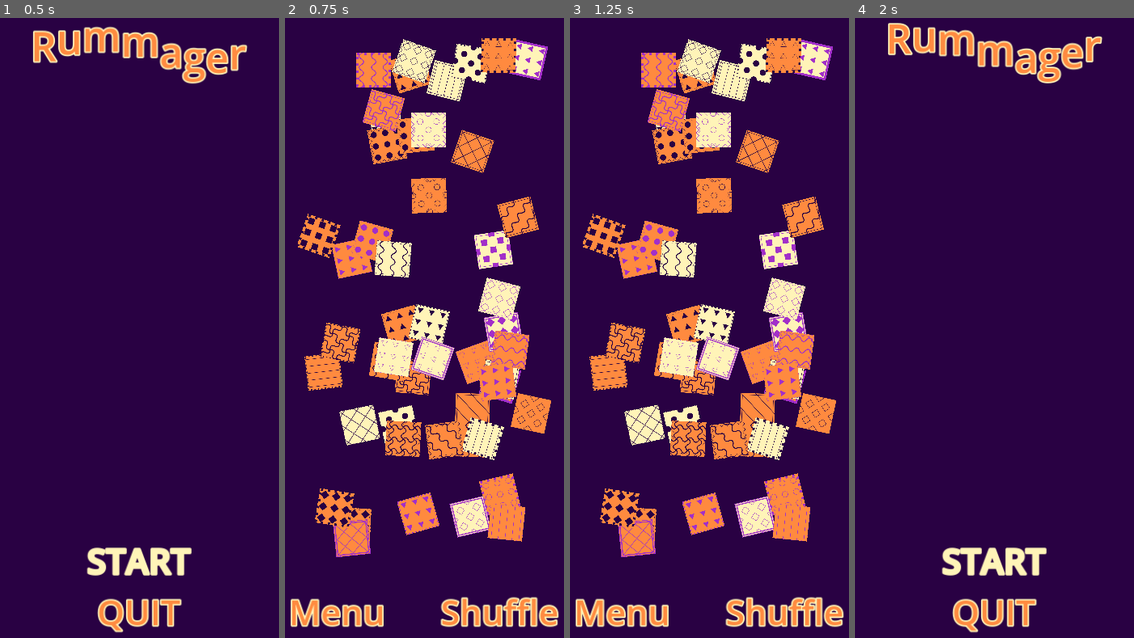
Above: before the commit, frames 1-4 (left to right).
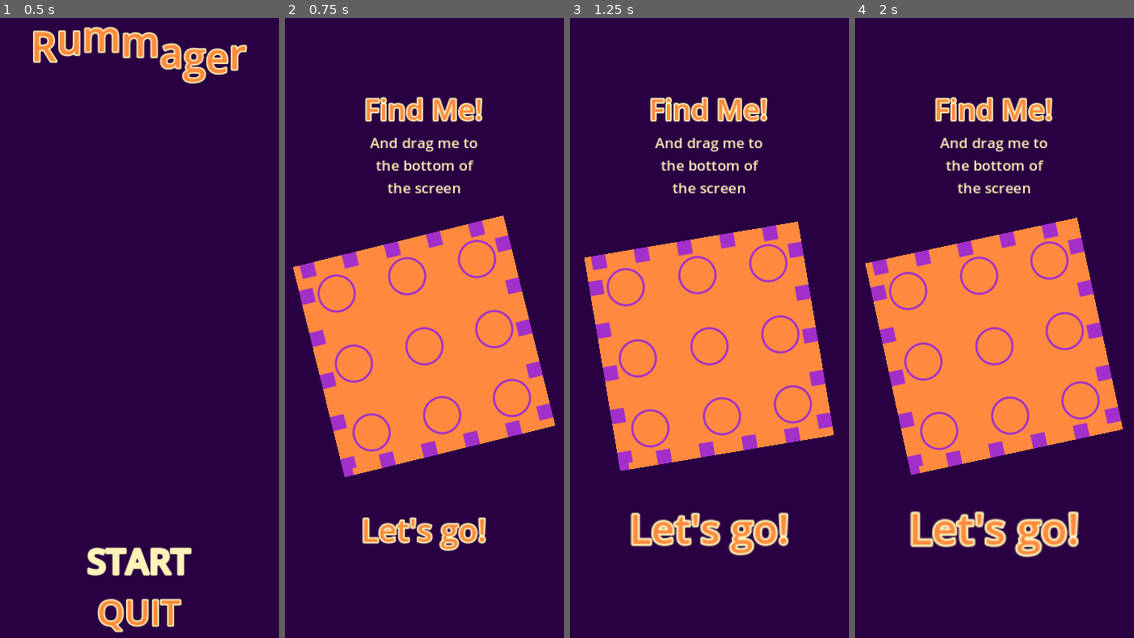
Above: after the commit, the same moments.

Repository: magopian/rummager
Game: Godot game, scene res://start_menu.tscn
The game is run twice, just before and just after one commit, with the same random seed, the same clock (stepped at 60 frames per second) and the same inputs.
Inputs:
- Up to frame 1 (0.5 s): no input
- Up to frame 2 (0.75 s): click "START" at 0.5 s
- Up to frame 3 (1.25 s): no input
- Up to frame 4 (2 s): click "Menu" at 1.25 s

Frame 1 is identical in both runs. In frame 2, 40% of the frame differs, in the area x 2-99%, y 3-99%; in frame 3, 40%; in frame 4, 36%.

Commit message:
Display the card to find

Diff:
--- a/game.gd
+++ b/game.gd
@@ -4,6 +4,9 @@
 @onready var menu_button: Button = %MenuButton
 @onready var shuffle_button: Button = %ShuffleButton
 @onready var cards: Node2D = %Cards
+@onready var pick_me_canvas_layer: CanvasLayer = %PickMeCanvasLayer
+@onready var card_display: Control = %CardDisplay
+@onready var lets_go_button: Button = %LetsGoButton
 
 @onready var card_scene: PackedScene = preload("res://card.tscn")
 
@@ -23,11 +26,24 @@
 func _ready() -> void:
 	menu_button.pressed.connect(_on_menu_button_pressed)
 	shuffle_button.pressed.connect(_on_shuffle_button_pressed)
+	lets_go_button.pressed.connect(_on_lets_go_button_pressed)
 	for i in range(num_cards):
 		var card: Card = new_card()
 		cards.add_child(card)
 		if i == 0:
 			card_to_find = card
+	pick_me_canvas_layer.show()
+	display_card_to_find()
+
+
+func display_card_to_find() -> void:
+	var card_to_display: Card = card_to_find.duplicate()
+	card_display.add_child(card_to_display)
+	card_to_display.position = Vector2(200, 200)
+	card_to_display.show_big()
+	var tween: Tween = lets_go_button.create_tween().set_ease(Tween.EASE_IN_OUT).set_trans(Tween.TRANS_CUBIC).set_loops()
+	tween.tween_property(lets_go_button, "scale", Vector2(1.5, 1.5), 0.5)
+	tween.tween_property(lets_go_button, "scale", Vector2.ONE, 0.5)
 
 
 func new_card() -> Card:
@@ -40,7 +56,6 @@
 	# TODO: fail after a given number of tries!
 	while card_data in card_datas:
 		card_data = random_card()
-		print("card_data collision!")
 	card_datas.append(card_data)
 	card.data = card_data
 	card.update_scale(card.small_scale)
@@ -62,6 +77,10 @@
 
 func _on_shuffle_button_pressed() -> void:
 	get_tree().reload_current_scene()
+
+
+func _on_lets_go_button_pressed() -> void:
+	pick_me_canvas_layer.queue_free()
 
 
 func _on_card_clicked(card: Card) -> void:
--- a/game.tscn
+++ b/game.tscn
@@ -53,6 +53,7 @@
 colors = Array[Color]([Color(0.160784, 0.00392157, 0.262745, 1), Color(0.635294, 0.184314, 0.788235, 1)])
 patterns = Array[CompressedTexture2D]([ExtResource("2_wictp"), ExtResource("3_gbd1s"), ExtResource("4_nnte1"), ExtResou …(712 unchanged characters)…
 borders = Array[CompressedTexture2D]([ExtResource("34_pv6ce"), ExtResource("35_wyjj3"), ExtResource("36_rxwis"), ExtRes …(194 unchanged characters)…
+metadata/_edit_horizontal_guides_ = [620.0]
 
 [node name="Background" type="CanvasLayer" parent="."]
 layer = -1
@@ -65,9 +66,9 @@
 grow_vertical = 2
 color = Color(0.160784, 0.00392157, 0.262745, 1)
 
-[node name="CanvasLayer" type="CanvasLayer" parent="."]
-
-[node name="MarginContainer" type="MarginContainer" parent="CanvasLayer"]
+[node name="MenuCanvasLayer" type="CanvasLayer" parent="."]
+
+[node name="MarginContainer" type="MarginContainer" parent="MenuCanvasLayer"]
 anchors_preset = 15
 anchor_right = 1.0
 anchor_bottom = 1.0
@@ -78,14 +79,14 @@
 theme_override_constants/margin_right = 20
 theme_override_constants/margin_bottom = 20
 
-[node name="VBoxContainer" type="VBoxContainer" parent="CanvasLayer/MarginContainer"]
-layout_mode = 2
-
-[node name="HBoxContainer" type="HBoxContainer" parent="CanvasLayer/MarginContainer"]
+[node name="VBoxContainer" type="VBoxContainer" parent="MenuCanvasLayer/MarginContainer"]
+layout_mode = 2
+
+[node name="HBoxContainer" type="HBoxContainer" parent="MenuCanvasLayer/MarginContainer"]
 layout_mode = 2
 size_flags_vertical = 8
 
-[node name="MenuButton" type="Button" parent="CanvasLayer/MarginContainer/HBoxContainer"]
+[node name="MenuButton" type="Button" parent="MenuCanvasLayer/MarginContainer/HBoxContainer"]
 unique_name_in_owner = true
 layout_mode = 2
 focus_neighbor_top = NodePath("../ShuffleButton")
@@ -110,12 +111,12 @@
 theme_override_styles/normal = SubResource("StyleBoxEmpty_hpbc4")
 text = "Menu"
 
-[node name="Control" type="Control" parent="CanvasLayer/MarginContainer/HBoxContainer"]
+[node name="Control" type="Control" parent="MenuCanvasLayer/MarginContainer/HBoxContainer"]
 layout_mode = 2
 size_flags_horizontal = 3
 size_flags_vertical = 3
 
-[node name="ShuffleButton" type="Button" parent="CanvasLayer/MarginContainer/HBoxContainer"]
+[node name="ShuffleButton" type="Button" parent="MenuCanvasLayer/MarginContainer/HBoxContainer"]
 unique_name_in_owner = true
 layout_mode = 2
 focus_neighbor_bottom = NodePath("../MenuButton")
@@ -141,5 +142,72 @@
 text = "Shuffle
 "
 
+[node name="PickMeCanvasLayer" type="CanvasLayer" parent="."]
+unique_name_in_owner = true
+visible = false
+
+[node name="ColorRect" type="ColorRect" parent="PickMeCanvasLayer"]
+anchors_preset = 15
+anchor_right = 1.0
+anchor_bottom = 1.0
+grow_horizontal = 2
+grow_vertical = 2
+color = Color(0.160784, 0.00392157, 0.262745, 1)
+
+[node name="CenterContainer" type="CenterContainer" parent="PickMeCanvasLayer"]
+anchors_preset = 15
+anchor_right = 1.0
+anchor_bottom = 1.0
+grow_horizontal = 2
+grow_vertical = 2
+
+[node name="VBoxContainer" type="VBoxContainer" parent="PickMeCanvasLayer/CenterContainer"]
+layout_mode = 2
+
+[node name="Label" type="Label" parent="PickMeCanvasLayer/CenterContainer/VBoxContainer"]
+layout_mode = 2
+theme_override_colors/font_color = Color(1, 0.545098, 0.25098, 1)
+theme_override_colors/font_outline_color = Color(1, 0.956863, 0.721569, 1)
+theme_override_constants/outline_size = 8
+theme_override_font_sizes/font_size = 40
+text = "Find Me!"
+horizontal_alignment = 1
+
+[node name="Label2" type="Label" parent="PickMeCanvasLayer/CenterContainer/VBoxContainer"]
+layout_mode = 2
+theme_override_colors/font_color = Color(1, 0.956863, 0.721569, 1)
+theme_override_font_sizes/font_size = 20
+text = "And drag me to
+the bottom of
+the screen"
+horizontal_alignment = 1
+
+[node name="CardDisplay" type="Control" parent="PickMeCanvasLayer/CenterContainer/VBoxContainer"]
+unique_name_in_owner = true
+custom_minimum_size = Vector2(400, 400)
+layout_mode = 2
+
+[node name="Control" type="Control" parent="PickMeCanvasLayer/CenterContainer/VBoxContainer"]
+custom_minimum_size = Vector2(200, 100)
+layout_mode = 2
+
+[node name="LetsGoButton" type="Button" parent="PickMeCanvasLayer/CenterContainer/VBoxContainer/Control"]
+unique_name_in_owner = true
+layout_mode = 1
+anchors_preset = 15
+anchor_right = 1.0
+anchor_bottom = 1.0
+grow_horizontal = 2
+grow_vertical = 2
+pivot_offset = Vector2(200, 55)
+size_flags_horizontal = 4
+size_flags_vertical = 4
+theme_override_colors/font_color = Color(1, 0.545098, 0.25098, 1)
+theme_override_colors/font_outline_color = Color(1, 0.956863, 0.721569, 1)
+theme_override_constants/outline_size = 8
+theme_override_font_sizes/font_size = 40
+text = "Let's go!"
+flat = true
+
 [node name="Cards" type="Node2D" parent="."]
 unique_name_in_owner = true
